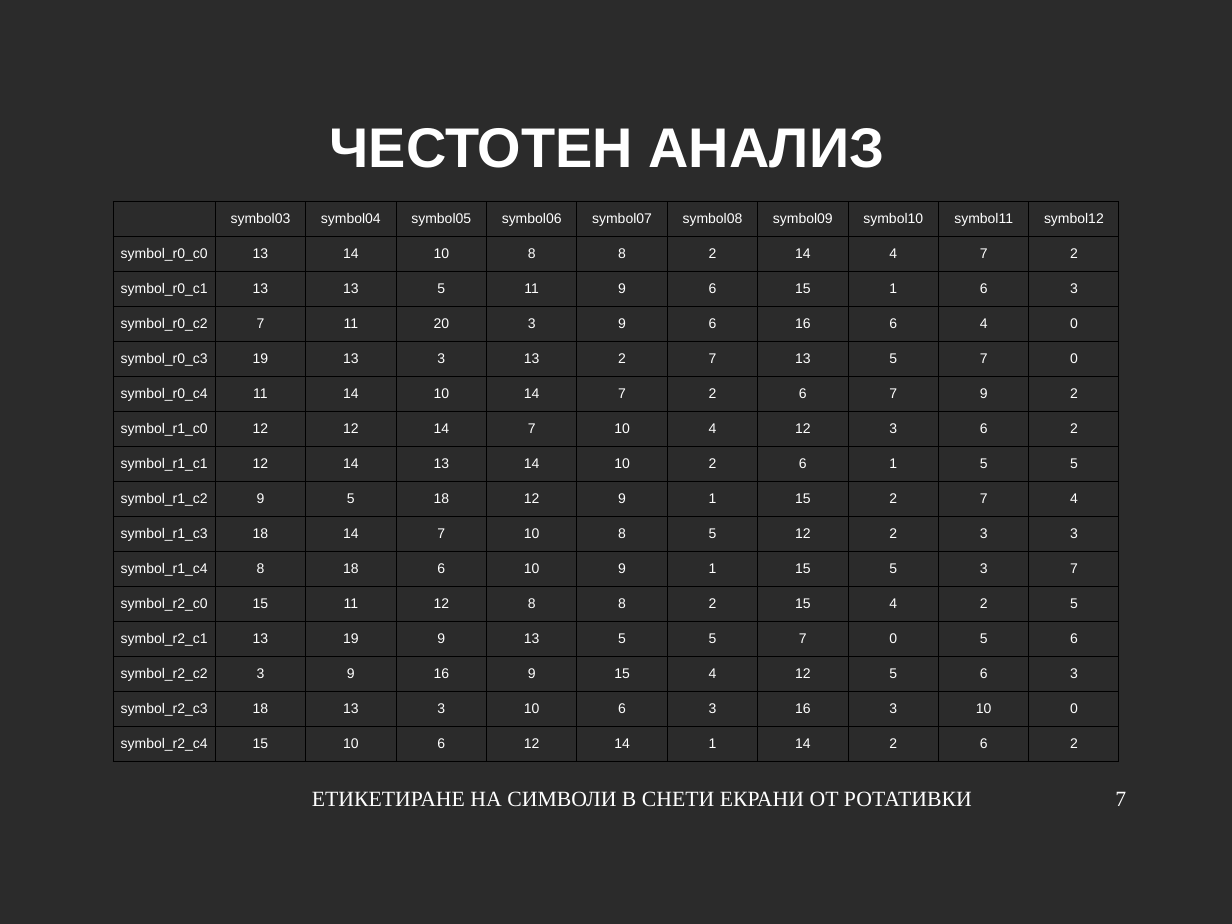
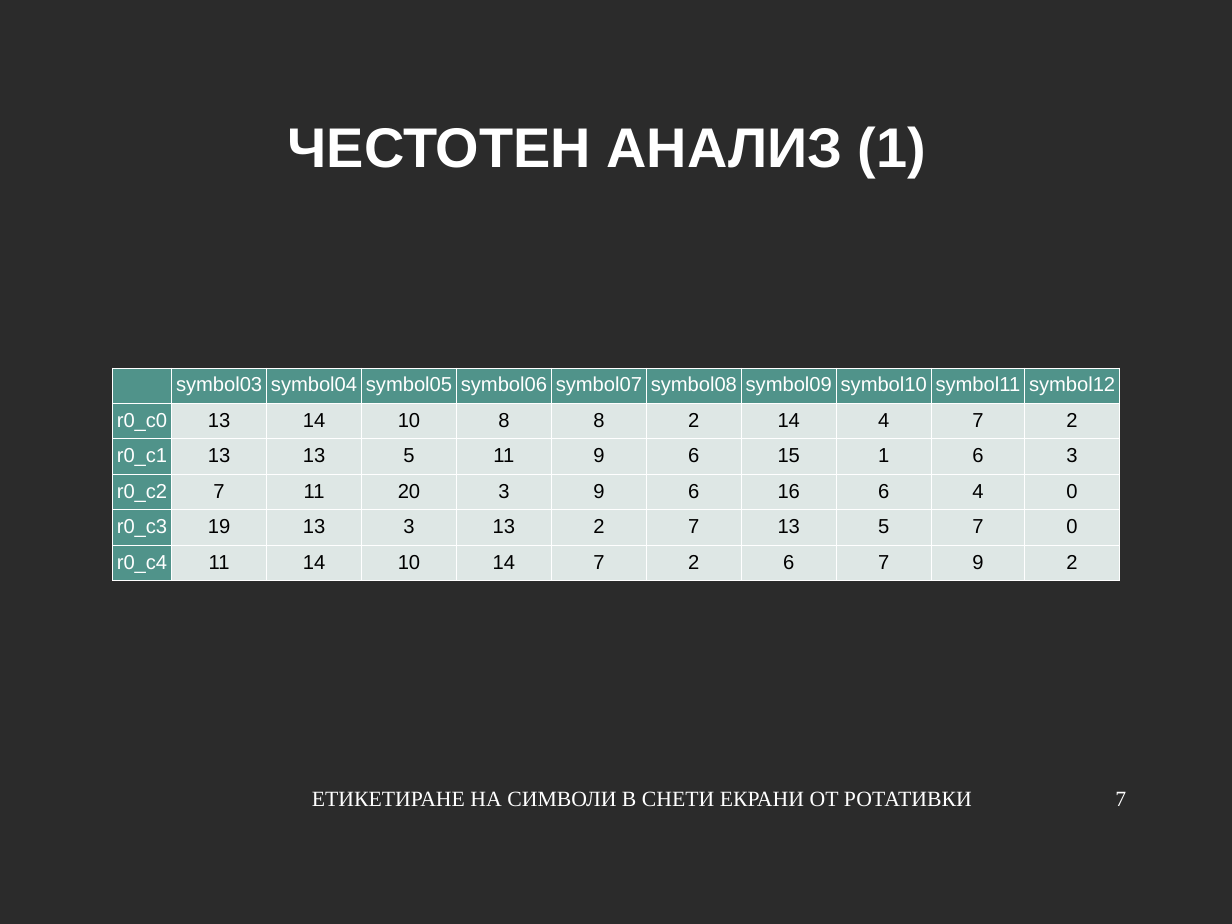
Before and after one commit to Coding-Sunday-Sofia/Slot-Screen-Symbols-Tagging, a slide deck: slide 7 of Slot-Screen-Symbols-Tagging.odp. Drawn at 1232x924 pixels with LibreOffice and Linux fonts; fonts in the diff are those of the drawing; background and template pictures are left out; a plain dark background stands for a picture behind light text. Boxes give left, top, right and bottom in pixels: in the first picture for what was removed or moved away, otherwise in the second. Text is boxed around its words. In the diff, an @@ line names an element or a change of style, - is before the commit and + after.

Commit message:
Better presentation.

```diff
--- a/Slot-Screen-Symbols-Tagging.odp
+++ b/Slot-Screen-Symbols-Tagging.odp
@@ title at [288,126,926,177]: text changed @@
-ЧЕСТОТЕН АНАЛИЗ
+ЧЕСТОТЕН АНАЛИЗ (1)
@@ table at [113,368,1121,577] @@
-row 2: symbol_r0_c0 | 13 | 14 | 10 | 8 | 8 | 2 | 14 | 4 | 7 | 2
-row 3: symbol_r0_c1 | 13 | 13 | 5 | 11 | 9 | 6 | 15 | 1 | 6 | 3
-row 4: symbol_r0_c2 | 7 | 11 | 20 | 3 | 9 | 6 | 16 | 6 | 4 | 0
-row 5: symbol_r0_c3 | 19 | 13 | 3 | 13 | 2 | 7 | 13 | 5 | 7 | 0
-row 6: symbol_r0_c4 | 11 | 14 | 10 | 14 | 7 | 2 | 6 | 7 | 9 | 2
-row 7: symbol_r1_c0 | 12 | 12 | 14 | 7 | 10 | 4 | 12 | 3 | 6 | 2
-row 8: symbol_r1_c1 | 12 | 14 | 13 | 14 | 10 | 2 | 6 | 1 | 5 | 5
-row 9: symbol_r1_c2 | 9 | 5 | 18 | 12 | 9 | 1 | 15 | 2 | 7 | 4
-row 10: symbol_r1_c3 | 18 | 14 | 7 | 10 | 8 | 5 | 12 | 2 | 3 | 3
-row 11: symbol_r1_c4 | 8 | 18 | 6 | 10 | 9 | 1 | 15 | 5 | 3 | 7
-row 12: symbol_r2_c0 | 15 | 11 | 12 | 8 | 8 | 2 | 15 | 4 | 2 | 5
-row 13: symbol_r2_c1 | 13 | 19 | 9 | 13 | 5 | 5 | 7 | 0 | 5 | 6
-row 14: symbol_r2_c2 | 3 | 9 | 16 | 9 | 15 | 4 | 12 | 5 | 6 | 3
-row 15: symbol_r2_c3 | 18 | 13 | 3 | 10 | 6 | 3 | 16 | 3 | 10 | 0
-row 16: symbol_r2_c4 | 15 | 10 | 6 | 12 | 14 | 1 | 14 | 2 | 6 | 2
+row 2: r0_c0 | 13 | 14 | 10 | 8 | 8 | 2 | 14 | 4 | 7 | 2
+row 3: r0_c1 | 13 | 13 | 5 | 11 | 9 | 6 | 15 | 1 | 6 | 3
+row 4: r0_c2 | 7 | 11 | 20 | 3 | 9 | 6 | 16 | 6 | 4 | 0
+row 5: r0_c3 | 19 | 13 | 3 | 13 | 2 | 7 | 13 | 5 | 7 | 0
+row 6: r0_c4 | 11 | 14 | 10 | 14 | 7 | 2 | 6 | 7 | 9 | 2
@@ table: place and size @@
-table at [113,201,1120,761]
+table at [113,368,1121,577]
```
Also in this commit, not shown: 2 slides added.
